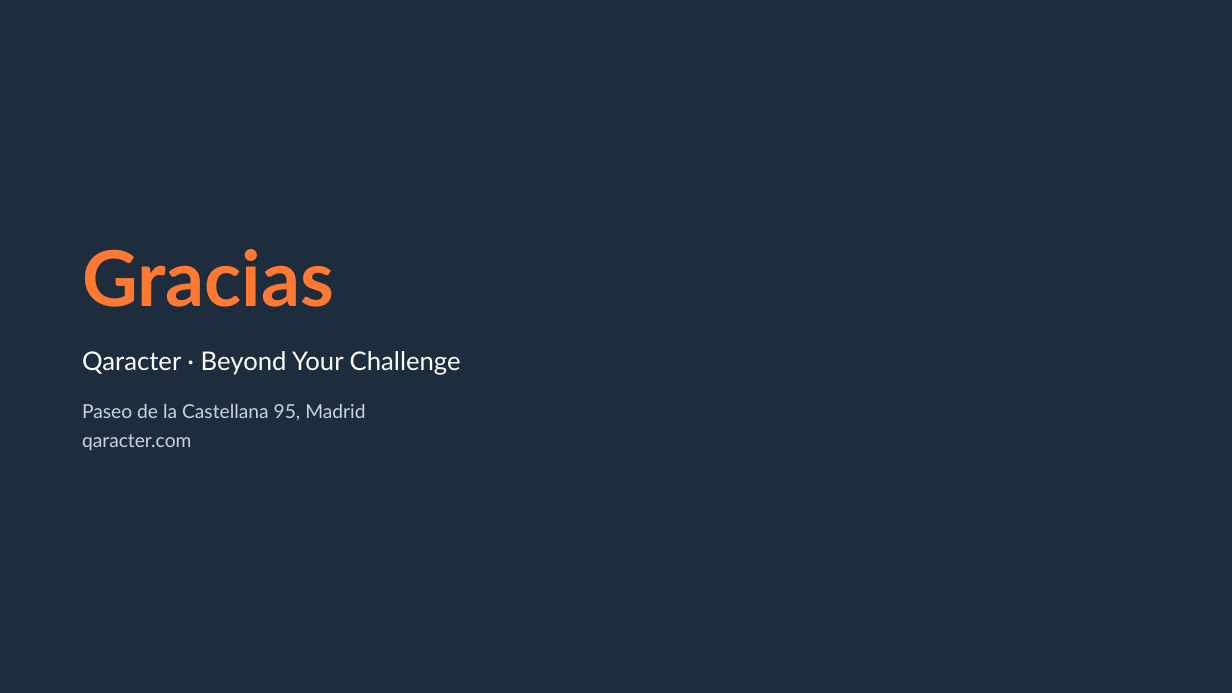
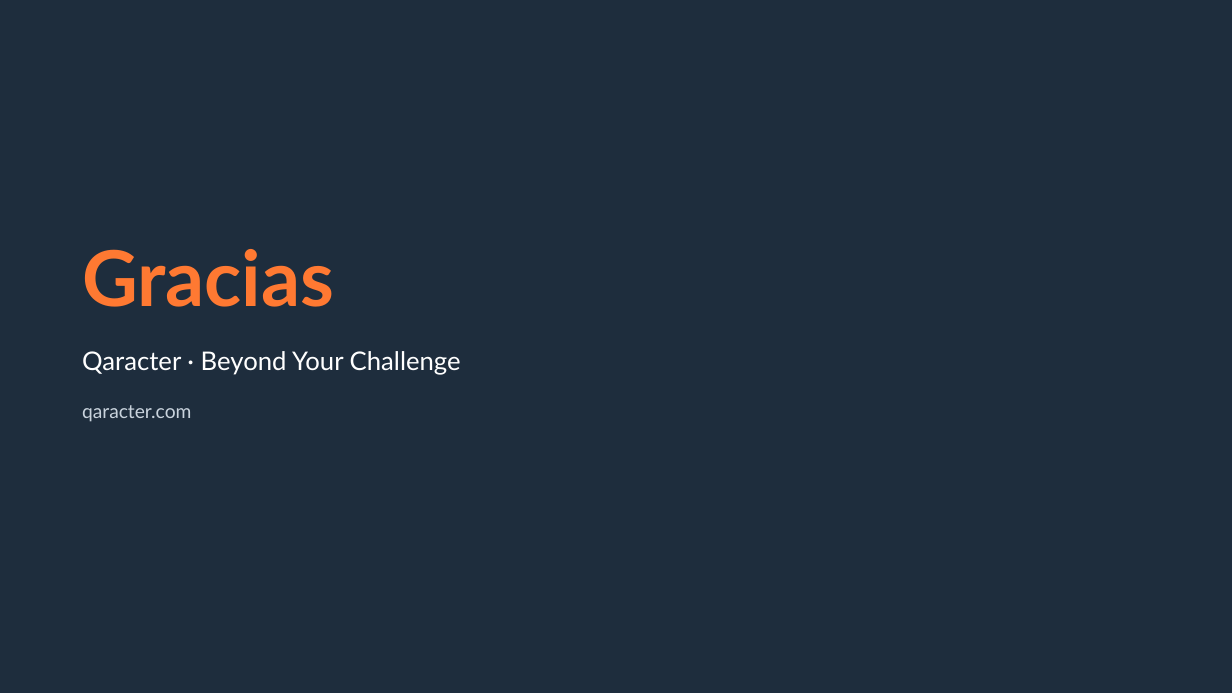
Before and after one commit to davidcalham12/My-story, a slide deck: slide 18 of presentacion/storymaker-deck.pptx. Drawn at 1232x693 pixels with LibreOffice and Linux fonts; fonts in the diff are those of the drawing. Boxes give left, top, right and bottom in pixels: in the first picture for what was removed or moved away, otherwise in the second. Text is boxed around its words. In the diff, an @@ line names an element or a change of style, - is before the commit and + after.

```diff
--- a/presentacion/storymaker-deck.pptx
+++ b/presentacion/storymaker-deck.pptx
@@ text at box(82, 404, 365, 421): paragraph removed @@
-Paseo de la Castellana 95, Madrid
```
Also in this commit, not shown: 5 other slides changed, 2 other files.
